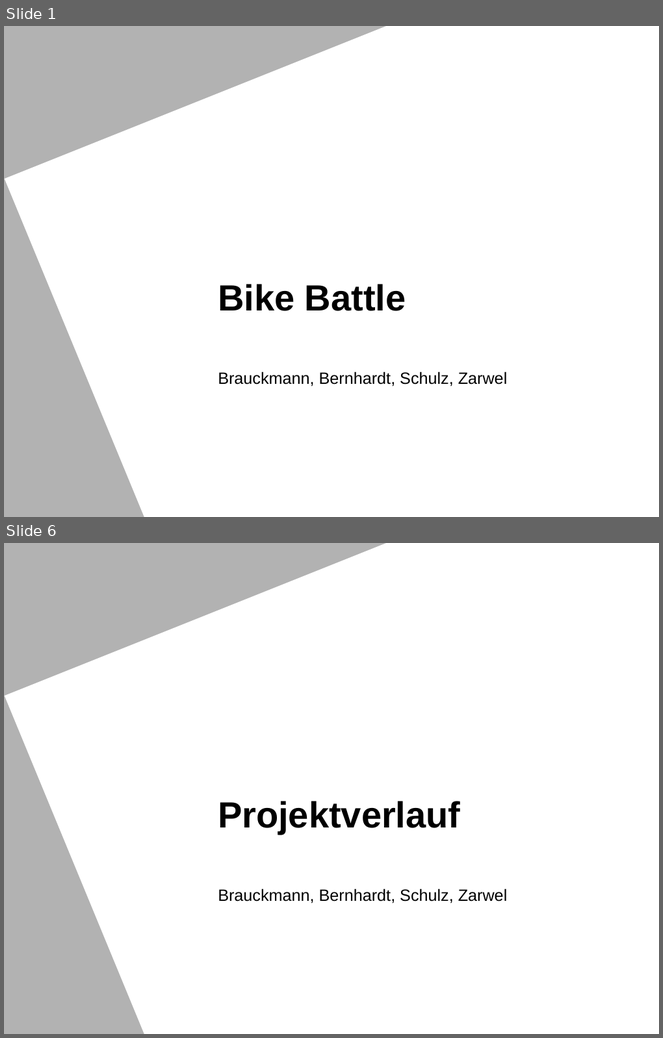
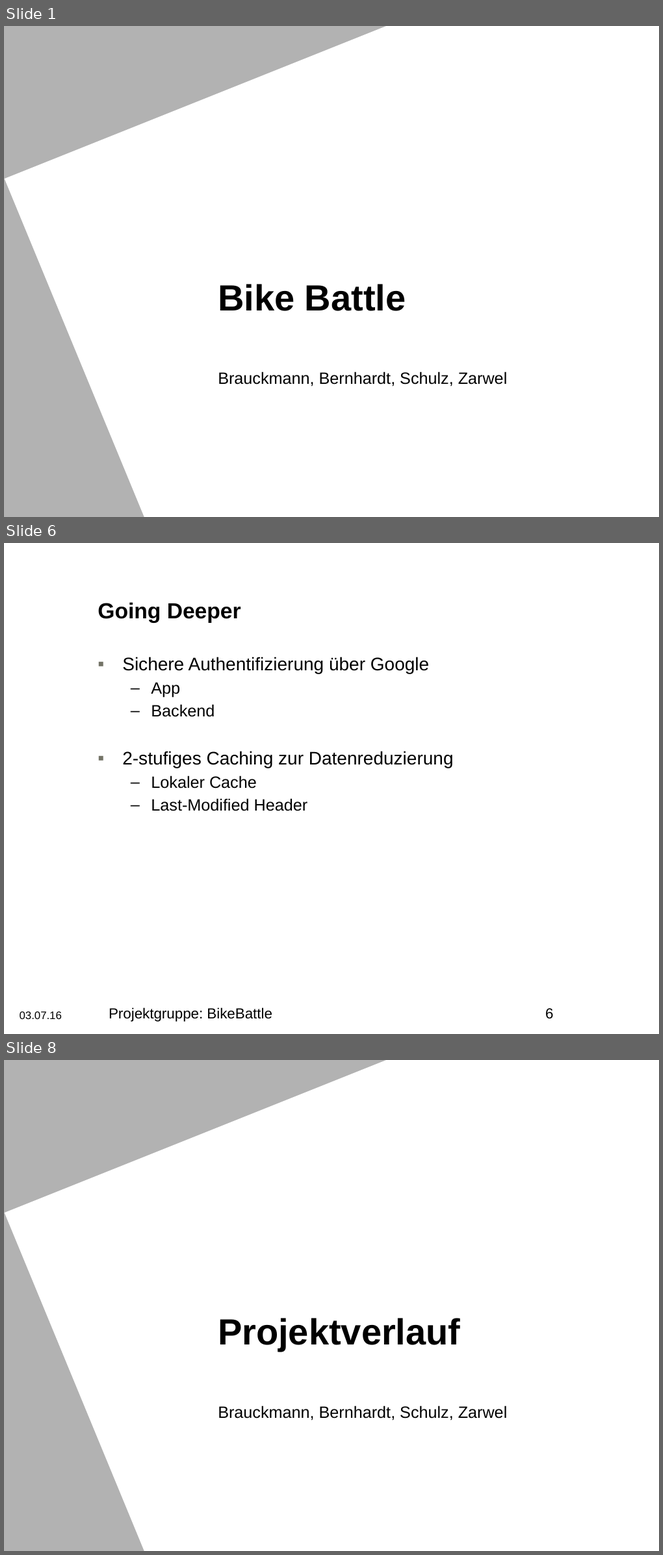
Before and after one commit to darenegade/BikeBattle, a slide deck: Abschlusspraesentation_bikebattle.pptm. Shown one above the other, each under a label of ours: slides 1 and 6 before the commit, slides 1, 6 and 8 after it; the slides between them are not shown. The pictures are 663x1038 and 663x1555 pixels, drawn with LibreOffice and Linux fonts; fonts in the diff are those of the drawing; background and template pictures are left out. Boxes give left, top, right and bottom in pixels: in the first picture for what was removed or moved away, otherwise in the second. Text is boxed around its words. In the diff, an @@ line names an element or a change of style, - is before the commit and + after.

```diff
--- a/Abschlusspraesentation_bikebattle.pptm
+++ b/Abschlusspraesentation_bikebattle.pptm
@@ slide 6 added at [4,543,659,1034], background #FFFFFF @@
@@ title added at [98,602,241,623], 24 pt, text #000000, bold @@
+Going Deeper
@@ text added at [122,657,454,811], 20 pt, text #000000 @@
+▪ Sichere Authentifizierung über Google
+  – App
+  – Backend
+▪ 2-stufiges Caching zur Datenreduzierung
+  – Lokaler Cache
+  – Last-Modified Header
@@ text added at [109,1008,272,1022], 16 pt, text #000000 @@
+Projektgruppe: BikeBattle
@@ page number added at [545,1008,553,1019], 16 pt, text #000000 @@
+6
@@ text added at [20,1012,62,1019], 12 pt, text #000000 @@
+03.07.16
@@ what was slide 6 is now slide 8 @@
```
Also in this commit, not shown: 6 slides changed, 3 other slides added.
